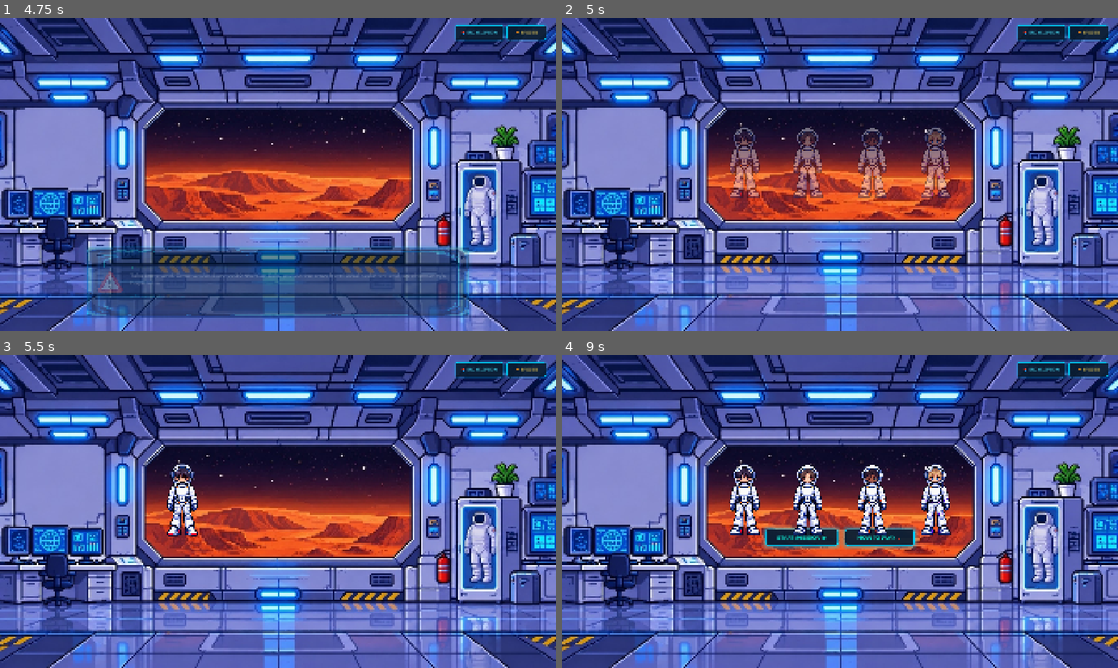
Above: before the commit, frames 1-4 (two rows, left to right).
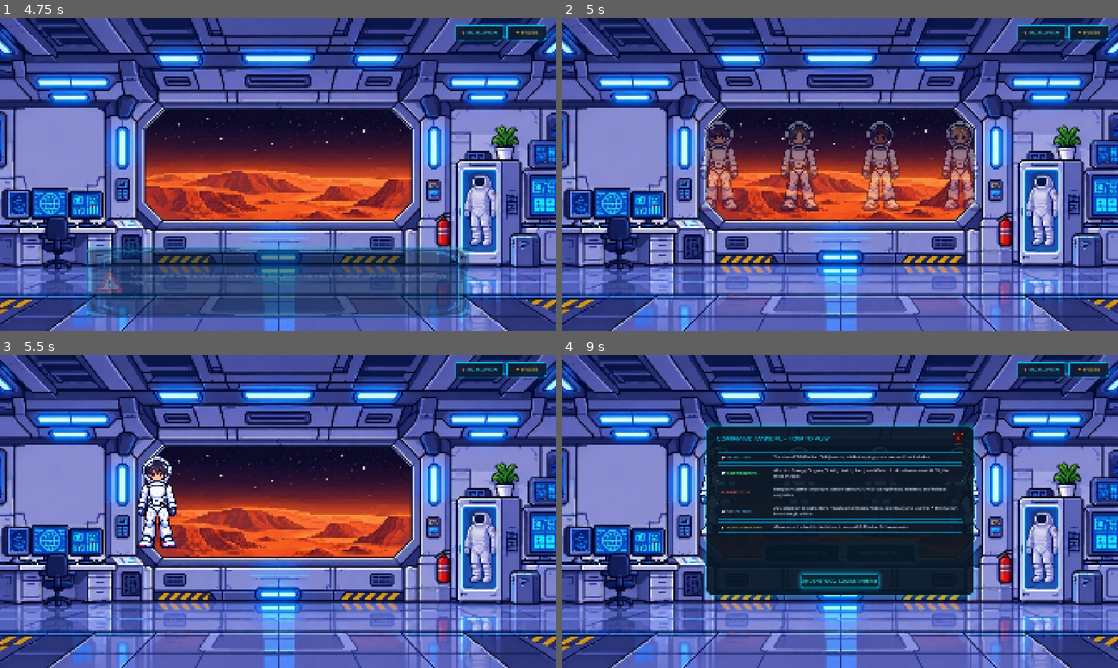
Above: after the commit, the same moments.

Repository: chaybentaleb/Astro_Care
Game: Godot game, scene res://scenes/main.tscn
The game is run twice, just before and just after one commit, with the same random seed, the same clock (stepped at 60 frames per second) and the same inputs. Sound files missing from this copy of the repository are replaced by a short silence.
Inputs (mouse positions are in pixels of both pictures, inside the frame that each line leads up to):
- Up to frame 1 (4.75 s): click "📚 ENCYCLOPEDIA" at 0.5 s; click "NEXT ▶️" at 1.25 s; click "NEXT ▶️" at 2 s; click "🏆 BADGES" at 2.75 s; tap Enter (ui_accept) at 3.5, 3.77, 4.25, 4.52 s; move the mouse to (400, 158) at 3.52 s; hold Right (ui_right) 3.53-4.28 s; click (400, 158) at 3.67 s; move the mouse to (166, 190) at 4.27 s; hold Left (ui_left) from 4.28 s (still down); click (166, 190) at 4.42 s
- Up to frame 2 (5 s): keep holding Left (ui_left)
- Up to frame 3 (5.5 s): move the mouse to (333, 442) at 5.02 s; release Left (ui_left) at 5.03 s; hold Right (ui_right) from 5.03 s (still down); click (333, 442) at 5.17 s
- Up to frame 4 (9 s): move the mouse to (812, 574) at 5.77 s; click (812, 574) at 5.92 s; tap Enter (ui_accept) at 6.02, 6.77, 7.52, 8 s; move the mouse to (1006, 558) at 6.52 s; release Right (ui_right) at 6.53 s; hold Left (ui_left) 6.53-8.75 s; click (1006, 558) at 6.67 s; move the mouse to (673, 464) at 7.27 s; click (673, 464) at 7.42 s; move the mouse to (867, 511) at 8.02 s; click (867, 511) at 8.17 s; click "HOW TO PLAY ❓" at 8.75 s

Frame 1 is identical in both runs. In frame 2, 6.6% of the frame differs, in the area x 24-76%, y 32-62%; in frame 3, 2.2%; in frame 4, 23%, in the area x 24-76%, y 21-78%.

Commit message:
fix: scale crew characters 230x330 and position ActionButtonsCenter inside CrewVBox

Diff:
--- a/scenes/dialogue.tscn
+++ b/scenes/dialogue.tscn
@@ -142,18 +142,18 @@
 corner_radius_bottom_left = 6
 
 [sub_resource type="StyleBoxFlat" id="StyleBoxFlat_crew_bubble"]
-bg_color = Color(0.02, 0.06, 0.12, 0.94)
+bg_color = Color(0.02, 0.06, 0.12, 0.96)
 border_width_left = 2
 border_width_top = 2
 border_width_right = 2
 border_width_bottom = 2
-border_color = Color(0.3, 0.95, 0.7, 0.85)
+border_color = Color(0.3, 0.95, 0.7, 0.9)
 corner_radius_top_left = 24
 corner_radius_top_right = 24
 corner_radius_bottom_right = 24
 corner_radius_bottom_left = 6
-shadow_color = Color(0.2, 1, 0.6, 0.3)
-shadow_size = 16
+shadow_color = Color(0.2, 1, 0.6, 0.35)
+shadow_size = 18
 
 [node name="DialogueLayer" type="CanvasLayer"]
 layer = 10
@@ -190,6 +190,7 @@
 unique_name_in_owner = true
 custom_minimum_size = Vector2(165, 44)
 layout_mode = 2
+mouse_filter = 0
 theme_override_colors/font_color = Color(0.3, 0.9, 1, 1)
 theme_override_colors/font_hover_color = Color(1, 1, 1, 1)
 theme_override_fonts/font = ExtResource("3_fyky8")
@@ -203,6 +204,7 @@
 unique_name_in_owner = true
 custom_minimum_size = Vector2(135, 44)
 layout_mode = 2
+mouse_filter = 0
 theme_override_colors/font_color = Color(1, 0.85, 0.35, 1)
 theme_override_colors/font_hover_color = Color(1, 1, 1, 1)
 theme_override_fonts/font = ExtResource("3_fyky8")
@@ -225,7 +227,7 @@
 offset_bottom = -50.0
 grow_horizontal = 2
 grow_vertical = 0
-mouse_filter = 1
+mouse_filter = 2
 
 [node name="FramePanel" type="Panel" parent="IntroControl/DialogueAnchor"]
 layout_mode = 1
@@ -234,7 +236,7 @@
 anchor_bottom = 1.0
 grow_horizontal = 2
 grow_vertical = 2
-mouse_filter = 1
+mouse_filter = 2
 theme_override_styles/panel = SubResource("StyleBoxFlat_frame")
 
 [node name="FrameHoloTexture" type="TextureRect" parent="IntroControl/DialogueAnchor"]
@@ -255,7 +257,7 @@
 anchor_bottom = 1.0
 grow_horizontal = 2
 grow_vertical = 2
-mouse_filter = 1
+mouse_filter = 2
 theme_override_constants/margin_left = 36
 theme_override_constants/margin_top = 22
 theme_override_constants/margin_right = 36
@@ -263,7 +265,7 @@
 
 [node name="HBox" type="HBoxContainer" parent="IntroControl/DialogueAnchor/Margin"]
 layout_mode = 2
-mouse_filter = 1
+mouse_filter = 2
 theme_override_constants/separation = 24
 alignment = 1
 
@@ -281,7 +283,7 @@
 layout_mode = 2
 size_flags_horizontal = 3
 size_flags_vertical = 4
-mouse_filter = 1
+mouse_filter = 2
 theme_override_constants/separation = 8
 
 [node name="HeaderLabel" type="Label" parent="IntroControl/DialogueAnchor/Margin/HBox/TextContainer"]
@@ -301,7 +303,7 @@
 theme_override_colors/font_color = Color(0.95, 0.98, 1, 1)
 theme_override_fonts/font = ExtResource("3_fyky8")
 theme_override_font_sizes/font_size = 18
-text = "Warning: Oxygen levels dropping in sector 4. Radiation spike detected. You have 30 seconds before life support fails..."
+text = ""
 autowrap_mode = 3
 
 [node name="ClickHint" type="Label" parent="IntroControl/DialogueAnchor/Margin/HBox/TextContainer"]
@@ -312,57 +314,6 @@
 theme_override_fonts/font = ExtResource("3_fyky8")
 theme_override_font_sizes/font_size = 12
 text = "▶ Click anywhere to continue..."
-
-[node name="ActionButtonsCenter" type="CenterContainer" parent="IntroControl"]
-unique_name_in_owner = true
-visible = false
-layout_mode = 1
-anchors_preset = 8
-anchor_left = 0.5
-anchor_top = 0.5
-anchor_right = 0.5
-anchor_bottom = 0.5
-offset_left = -300.0
-offset_top = 50.0
-offset_right = 300.0
-offset_bottom = 130.0
-grow_horizontal = 2
-grow_vertical = 2
-mouse_filter = 2
-
-[node name="ActionButtonsHBox" type="HBoxContainer" parent="IntroControl/ActionButtonsCenter"]
-layout_mode = 2
-mouse_filter = 2
-theme_override_constants/separation = 24
-alignment = 1
-
-[node name="BtnStartMission" type="Button" parent="IntroControl/ActionButtonsCenter/ActionButtonsHBox"]
-unique_name_in_owner = true
-custom_minimum_size = Vector2(250, 58)
-layout_mode = 2
-mouse_filter = 0
-theme_override_colors/font_color = Color(0.05, 0.95, 0.85, 1)
-theme_override_colors/font_hover_color = Color(1, 1, 1, 1)
-theme_override_fonts/font = ExtResource("3_fyky8")
-theme_override_font_sizes/font_size = 18
-theme_override_styles/normal = SubResource("StyleBoxFlat_btn_center")
-theme_override_styles/hover = SubResource("StyleBoxFlat_btn_center_hover")
-theme_override_styles/pressed = SubResource("StyleBoxFlat_btn_center_pressed")
-text = "START MISSION ▶"
-
-[node name="BtnHowToPlay" type="Button" parent="IntroControl/ActionButtonsCenter/ActionButtonsHBox"]
-unique_name_in_owner = true
-custom_minimum_size = Vector2(240, 58)
-layout_mode = 2
-mouse_filter = 0
-theme_override_colors/font_color = Color(0.05, 0.95, 0.85, 1)
-theme_override_colors/font_hover_color = Color(1, 1, 1, 1)
-theme_override_fonts/font = ExtResource("3_fyky8")
-theme_override_font_sizes/font_size = 18
-theme_override_styles/normal = SubResource("StyleBoxFlat_btn_center")
-theme_override_styles/hover = SubResource("StyleBoxFlat_btn_center_hover")
-theme_override_styles/pressed = SubResource("StyleBoxFlat_btn_center_pressed")
-text = "HOW TO PLAY ❓"
 
 [node name="CrewSection" type="Control" parent="IntroControl"]
 unique_name_in_owner = true
@@ -374,9 +325,9 @@
 anchor_right = 0.5
 anchor_bottom = 0.5
 offset_left = -600.0
-offset_top = -340.0
+offset_top = -360.0
 offset_right = 600.0
-offset_bottom = 260.0
+offset_bottom = 300.0
 grow_horizontal = 2
 grow_vertical = 2
 mouse_filter = 2
@@ -388,42 +339,48 @@
 anchor_bottom = 1.0
 grow_horizontal = 2
 grow_vertical = 2
-theme_override_constants/separation = 16
+mouse_filter = 2
+theme_override_constants/separation = 18
 alignment = 1
 
 [node name="AvatarRow" type="HBoxContainer" parent="IntroControl/CrewSection/CrewVBox"]
 layout_mode = 2
-theme_override_constants/separation = 40
+mouse_filter = 2
+theme_override_constants/separation = 48
 alignment = 1
 
 [node name="CrewAvatar1" type="TextureRect" parent="IntroControl/CrewSection/CrewVBox/AvatarRow"]
 unique_name_in_owner = true
-custom_minimum_size = Vector2(180, 260)
-layout_mode = 2
+custom_minimum_size = Vector2(230, 330)
+layout_mode = 2
+mouse_filter = 2
 texture = ExtResource("5_c1h")
 expand_mode = 1
 stretch_mode = 5
 
 [node name="CrewAvatar2" type="TextureRect" parent="IntroControl/CrewSection/CrewVBox/AvatarRow"]
 unique_name_in_owner = true
-custom_minimum_size = Vector2(180, 260)
-layout_mode = 2
+custom_minimum_size = Vector2(230, 330)
+layout_mode = 2
+mouse_filter = 2
 texture = ExtResource("6_c2h")
 expand_mode = 1
 stretch_mode = 5
 
 [node name="CrewAvatar3" type="TextureRect" parent="IntroControl/CrewSection/CrewVBox/AvatarRow"]
 unique_name_in_owner = true
-custom_minimum_size = Vector2(180, 260)
-layout_mode = 2
+custom_minimum_size = Vector2(230, 330)
+layout_mode = 2
+mouse_filter = 2
 texture = ExtResource("7_c3h")
 expand_mode = 1
 stretch_mode = 5
 
 [node name="CrewAvatar4" type="TextureRect" parent="IntroControl/CrewSection/CrewVBox/AvatarRow"]
 unique_name_in_owner = true
-custom_minimum_size = Vector2(180, 260)
-layout_mode = 2
+custom_minimum_size = Vector2(230, 330)
+layout_mode = 2
+mouse_filter = 2
 texture = ExtResource("8_c4h")
 expand_mode = 1
 stretch_mode = 5
@@ -431,27 +388,71 @@
 [node name="CrewSpeechBubble" type="PanelContainer" parent="IntroControl/CrewSection/CrewVBox"]
 unique_name_in_owner = true
 visible = false
-custom_minimum_size = Vector2(800, 80)
+custom_minimum_size = Vector2(900, 90)
 layout_mode = 2
 size_flags_horizontal = 4
+mouse_filter = 2
 theme_override_styles/panel = SubResource("StyleBoxFlat_crew_bubble")
 
 [node name="BubbleMargin" type="MarginContainer" parent="IntroControl/CrewSection/CrewVBox/CrewSpeechBubble"]
 layout_mode = 2
-theme_override_constants/margin_left = 28
-theme_override_constants/margin_top = 16
-theme_override_constants/margin_right = 28
-theme_override_constants/margin_bottom = 16
+mouse_filter = 2
+theme_override_constants/margin_left = 32
+theme_override_constants/margin_top = 18
+theme_override_constants/margin_right = 32
+theme_override_constants/margin_bottom = 18
 
 [node name="CrewSpeechText" type="Label" parent="IntroControl/CrewSection/CrewVBox/CrewSpeechBubble/BubbleMargin"]
 unique_name_in_owner = true
 layout_mode = 2
+mouse_filter = 2
 theme_override_colors/font_color = Color(0.9, 1, 0.95, 1)
 theme_override_fonts/font = ExtResource("3_fyky8")
-theme_override_font_sizes/font_size = 17
+theme_override_font_sizes/font_size = 18
 text = ""
 horizontal_alignment = 1
 autowrap_mode = 3
+
+[node name="ActionButtonsCenter" type="CenterContainer" parent="IntroControl/CrewSection/CrewVBox"]
+unique_name_in_owner = true
+visible = false
+layout_mode = 2
+size_flags_horizontal = 4
+mouse_filter = 2
+
+[node name="ActionButtonsHBox" type="HBoxContainer" parent="IntroControl/CrewSection/CrewVBox/ActionButtonsCenter"]
+layout_mode = 2
+mouse_filter = 2
+theme_override_constants/separation = 24
+alignment = 1
+
+[node name="BtnStartMission" type="Button" parent="IntroControl/CrewSection/CrewVBox/ActionButtonsCenter/ActionButtonsHBox"]
+unique_name_in_owner = true
+custom_minimum_size = Vector2(260, 62)
+layout_mode = 2
+mouse_filter = 0
+theme_override_colors/font_color = Color(0.05, 0.95, 0.85, 1)
+theme_override_colors/font_hover_color = Color(1, 1, 1, 1)
+theme_override_fonts/font = ExtResource("3_fyky8")
+theme_override_font_sizes/font_size = 18
+theme_override_styles/normal = SubResource("StyleBoxFlat_btn_center")
+theme_override_styles/hover = SubResource("StyleBoxFlat_btn_center_hover")
+theme_override_styles/pressed = SubResource("StyleBoxFlat_btn_center_pressed")
+text = "START MISSION ▶"
+
+[node name="BtnHowToPlay" type="Button" parent="IntroControl/CrewSection/CrewVBox/ActionButtonsCenter/ActionButtonsHBox"]
+unique_name_in_owner = true
+custom_minimum_size = Vector2(240, 62)
+layout_mode = 2
+mouse_filter = 0
+theme_override_colors/font_color = Color(0.05, 0.95, 0.85, 1)
+theme_override_colors/font_hover_color = Color(1, 1, 1, 1)
+theme_override_fonts/font = ExtResource("3_fyky8")
+theme_override_font_sizes/font_size = 18
+theme_override_styles/normal = SubResource("StyleBoxFlat_btn_center")
+theme_override_styles/hover = SubResource("StyleBoxFlat_btn_center_hover")
+theme_override_styles/pressed = SubResource("StyleBoxFlat_btn_center_pressed")
+text = "HOW TO PLAY ❓"
 
 [node name="HowToPlayModal" type="PanelContainer" parent="IntroControl"]
 unique_name_in_owner = true
@@ -497,6 +498,7 @@
 unique_name_in_owner = true
 custom_minimum_size = Vector2(36, 36)
 layout_mode = 2
+mouse_filter = 0
 theme_override_colors/font_color = Color(1, 0.4, 0.4, 1)
 theme_override_colors/font_hover_color = Color(1, 1, 1, 1)
 theme_override_fonts/font = ExtResource("3_fyky8")
@@ -683,6 +685,7 @@
 unique_name_in_owner = true
 custom_minimum_size = Vector2(260, 48)
 layout_mode = 2
+mouse_filter = 0
 theme_override_colors/font_color = Color(0.2, 1, 0.8, 1)
 theme_override_colors/font_hover_color = Color(1, 1, 1, 1)
 theme_override_fonts/font = ExtResource("3_fyky8")
